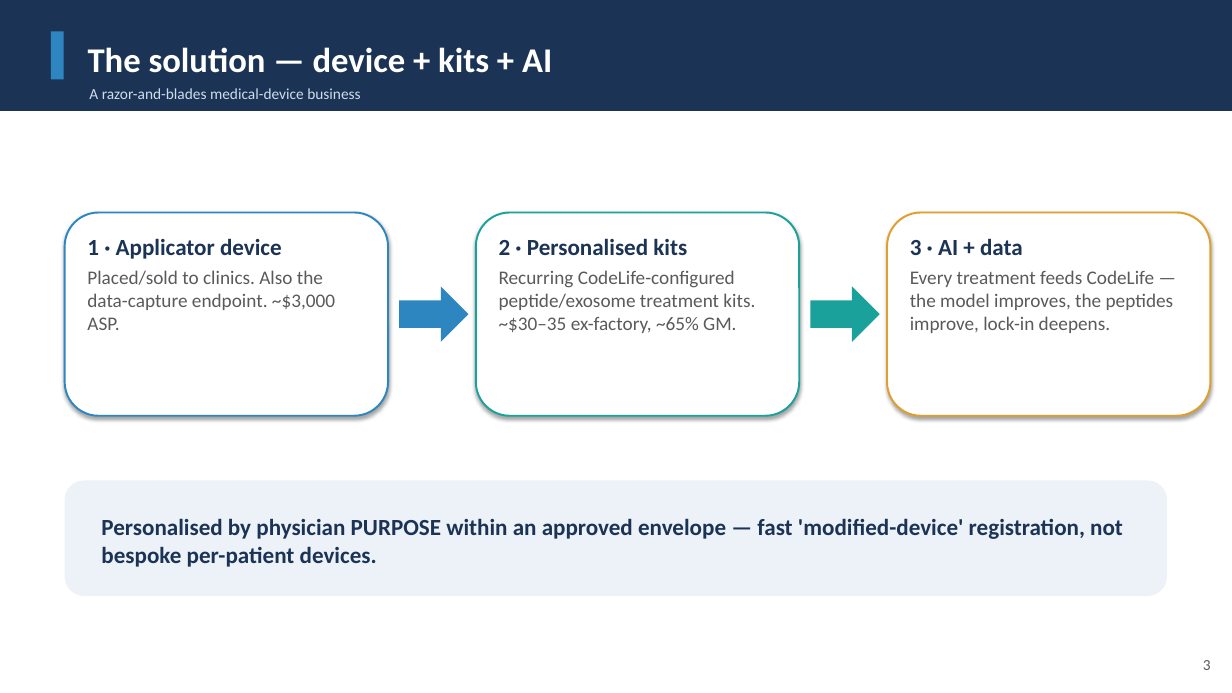
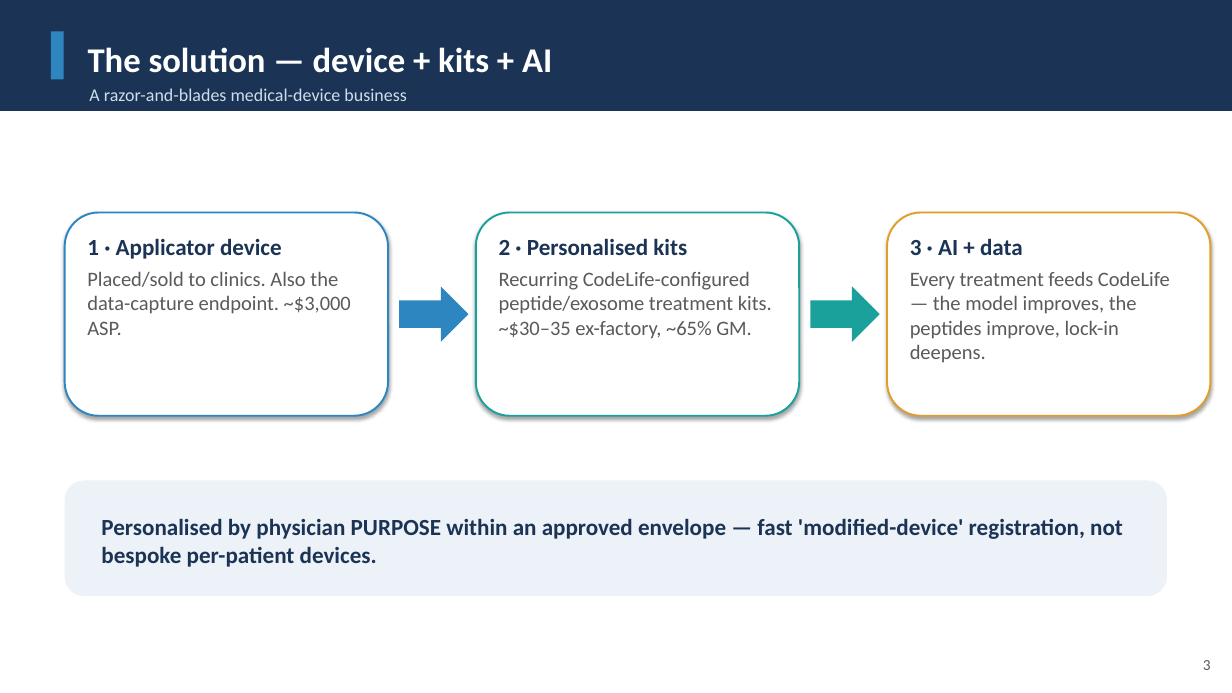
Before and after one commit to leicatam/gamification, a slide deck: slide 3 of synexo/Synapep_Investor_Deck.pptx. Drawn at 1232x693 pixels with LibreOffice and Linux fonts; fonts in the diff are those of the drawing. Boxes give left, top, right and bottom in pixels: in the first picture for what was removed or moved away, otherwise in the second. Text is boxed around its words. In the diff, an @@ line names an element or a change of style, - is before the commit and + after.

```diff
--- a/synexo/Synapep_Investor_Deck.pptx
+++ b/synexo/Synapep_Investor_Deck.pptx
@@ text "A razor-and-blades medical-device business" at box(89, 88, 406, 101): size 12 to 14 pt @@
@@ text in rounded rectangle at box(87, 271, 351, 335): size 15 to 16 pt in "Placed/sold to clinics. Also the data-capture endpoint. ..." @@
@@ text in rounded rectangle at box(499, 271, 772, 339): size 15 to 16 pt in "Recurring CodeLife-configured peptide/exosome treatment kits ..." @@
@@ text in rounded rectangle at box(910, 272, 1170, 363): size 15 to 16 pt in "Every treatment feeds CodeLife — the model ..." @@
```
Also in this commit, not shown: 15 other slides changed, 1 other file.
